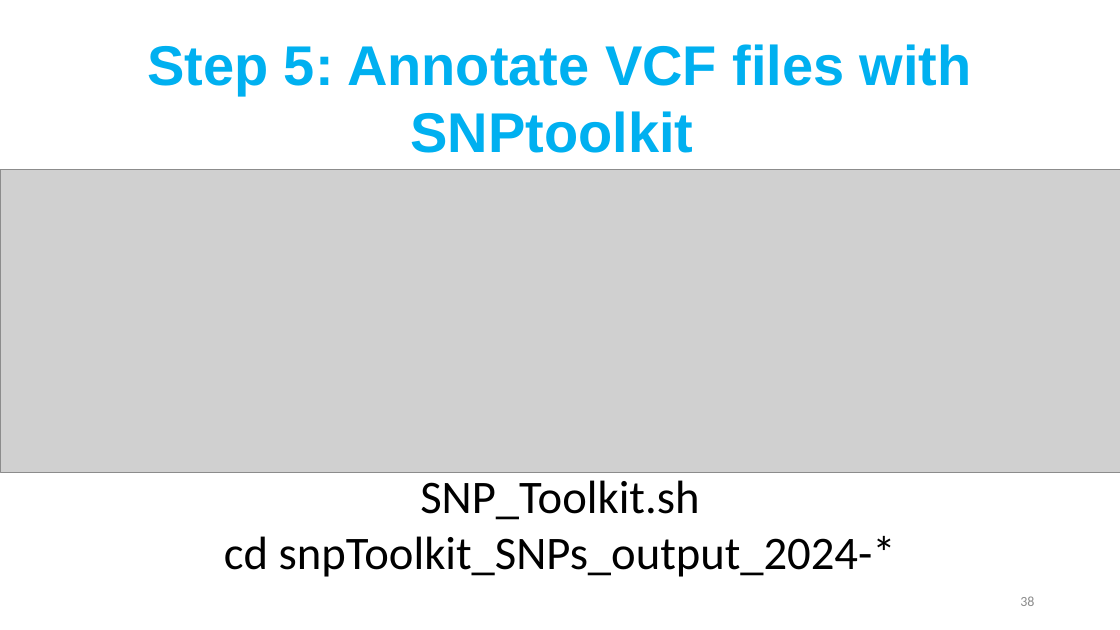
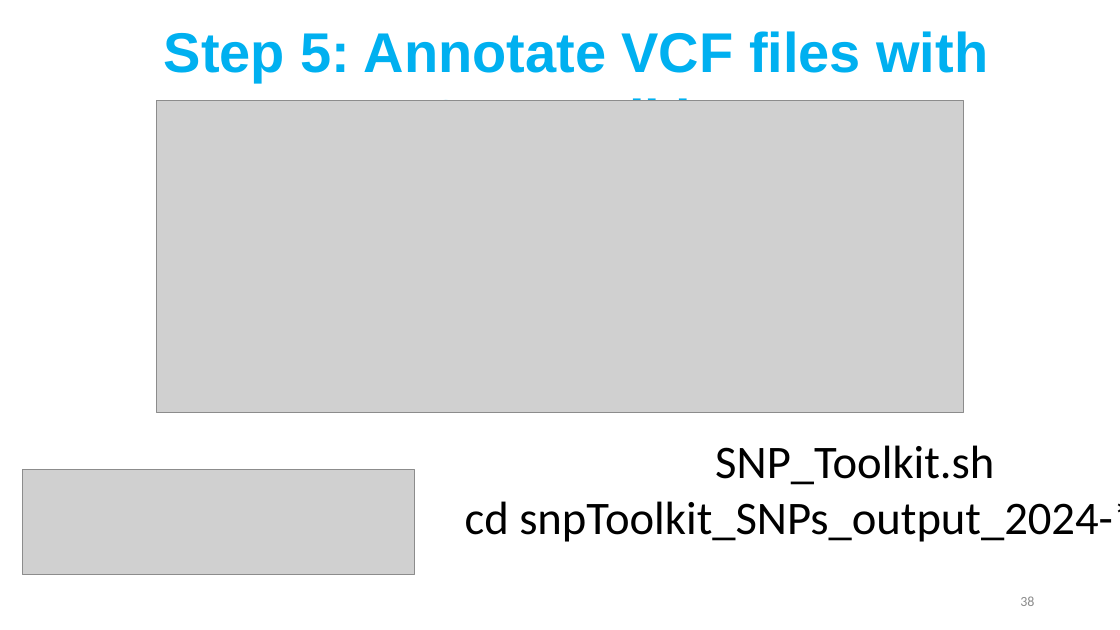
Before and after one commit to DAWGPSU/DAWG_workshop, a slide deck: slide 38 of SP24_09FEB24_Phylogenomics/slides/Phylogenomics_Slides_DAWG_SP24.pptx. Drawn at 1120x630 pixels with LibreOffice and Linux fonts; fonts in the diff are those of the drawing; grey boxes stand for pictures. Boxes give left, top, right and bottom in pixels: in the first picture for what was removed or moved away, otherwise in the second. Text is boxed around its words. In the diff, an @@ line names an element or a change of style, - is before the commit and + after.

```diff
--- a/SP24_09FEB24_Phylogenomics/slides/Phylogenomics_Slides_DAWG_SP24.pptx
+++ b/SP24_09FEB24_Phylogenomics/slides/Phylogenomics_Slides_DAWG_SP24.pptx
@@ text "Step 5: Annotate VCF files ..." rewrapped from [147,44,972,153] to [164,31,988,101] @@
@@ picture added at [156,100,964,413] @@
@@ text "SNP_Toolkit.sh": place and size @@
-text "SNP_Toolkit.sh" at [420,480,699,520]
+text "SNP_Toolkit.sh" at [715,445,994,485]
@@ picture: place and size @@
-picture at [0,170,1120,472]
+picture at [23,470,414,576]
@@ text "cd snpToolkit_SNPs_output_2024-*" rewrapped from [224,536,896,577] to [465,501,1120,542] @@
```
Also in this commit, not shown: 7 other slides changed, 2 slides added, 1 slide removed.
